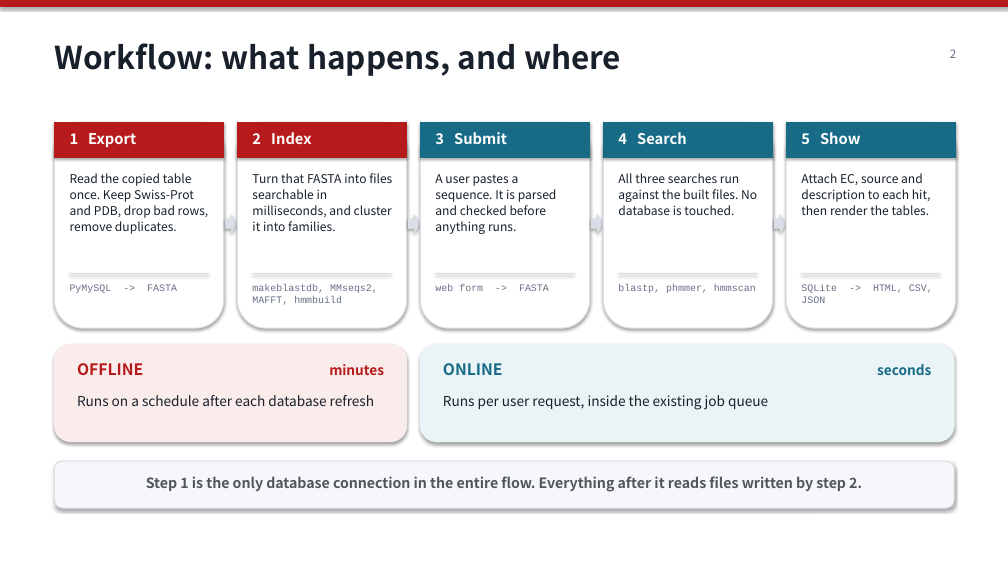
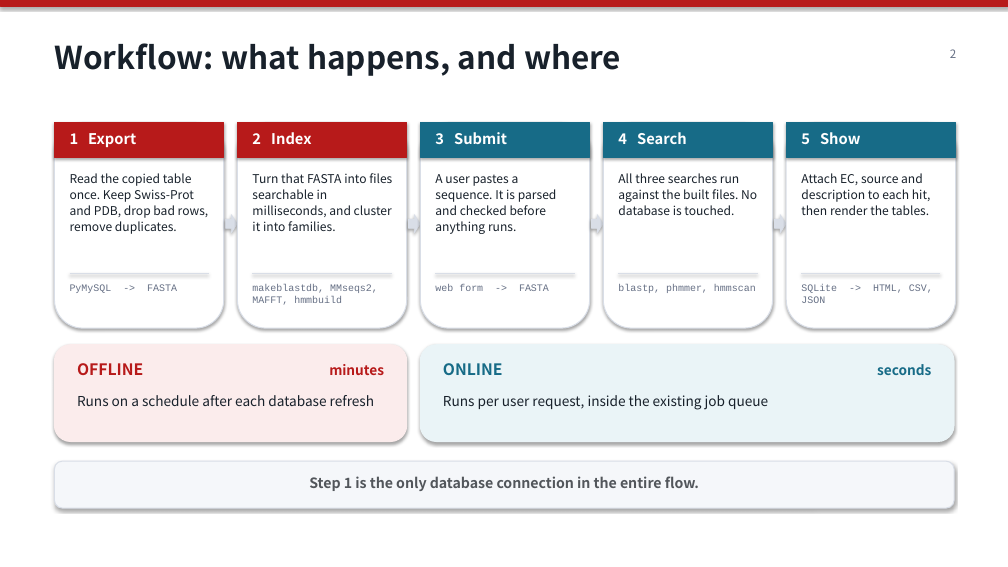
Before and after one commit to vanshsehrawat14/blast-hmmer-datax, a slide deck: slide 2 of docs/presentations/EnzymeX_BLAST_HMMER_update.pptx. Drawn at 1008x567 pixels with LibreOffice and Linux fonts; fonts in the diff are those of the drawing. Boxes give left, top, right and bottom in pixels: in the first picture for what was removed or moved away, otherwise in the second. Text is boxed around its words. In the diff, an @@ line names an element or a change of style, - is before the commit and + after.

```diff
--- a/docs/presentations/EnzymeX_BLAST_HMMER_update.pptx
+++ b/docs/presentations/EnzymeX_BLAST_HMMER_update.pptx
@@ text at box(309, 476, 699, 491): text changed @@
-Step 1 is the only database connection in the entire flow. Everything after it reads files written by step 2.
+Step 1 is the only database connection in the entire flow.
```
Also in this commit, not shown: 3 other slides changed, 1 other file.
